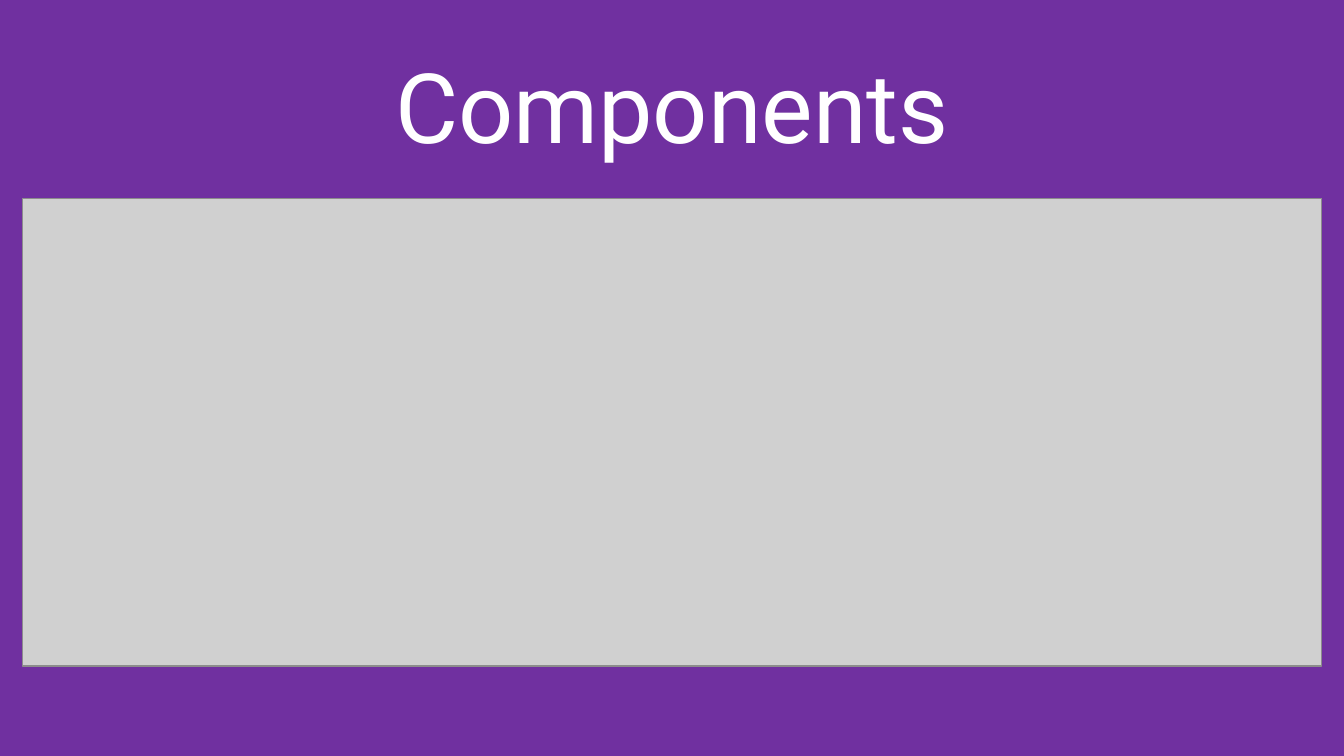
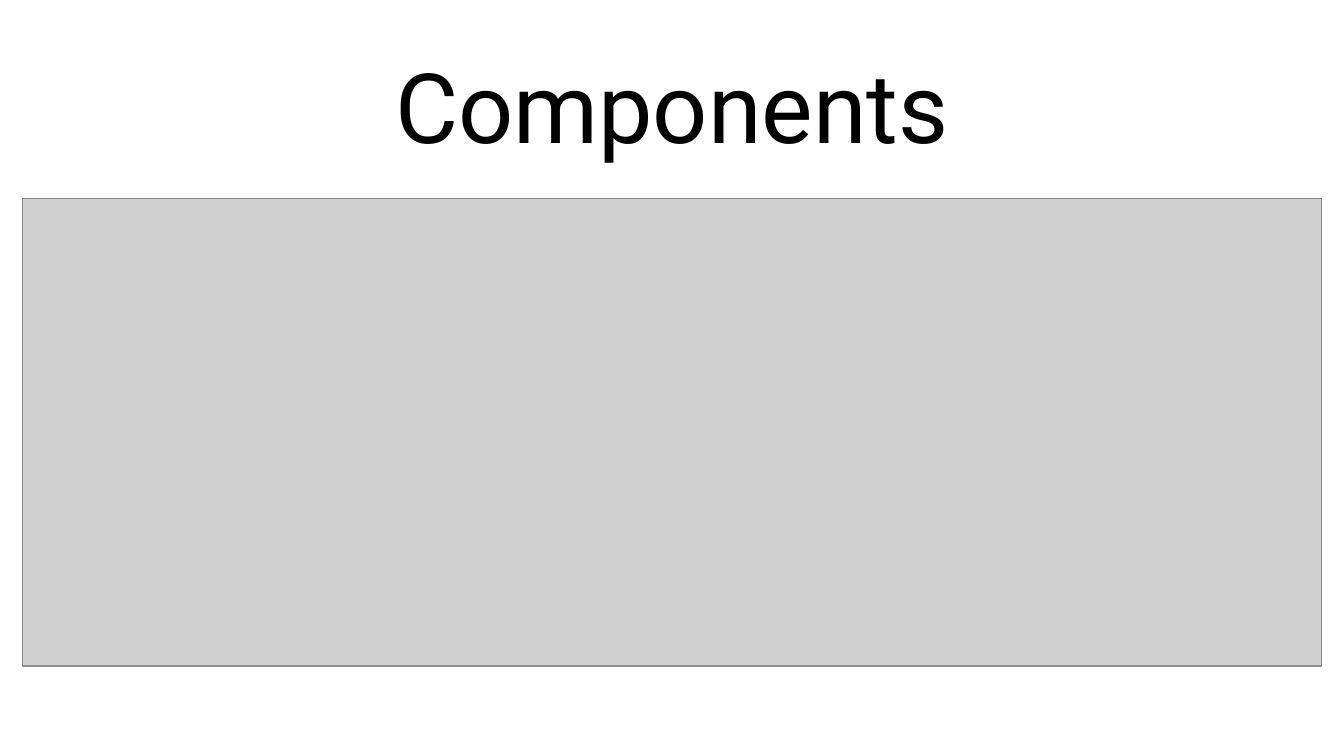
Before and after one commit to MukeshDubey1420/Front-End-Basics-Documents, a slide deck: slide 12 of Bootstrap.pptx (slide 6 before the commit). Drawn at 1344x756 pixels with LibreOffice and Linux fonts; fonts in the diff are those of the drawing; grey boxes stand for pictures. Boxes give left, top, right and bottom in pixels: in the first picture for what was removed or moved away, otherwise in the second. Text is boxed around its words. In the diff, an @@ line names an element or a change of style, - is before the commit and + after.

```diff
--- a/Bootstrap.pptx
+++ b/Bootstrap.pptx
@@ background #7030A0 to #FFFFFF @@
@@ title "Components" at [395,73,949,163]: text colour #FFFFFF to #000000 @@
```
Also in this commit, not shown: 7 other slides changed, 6 slides added.
